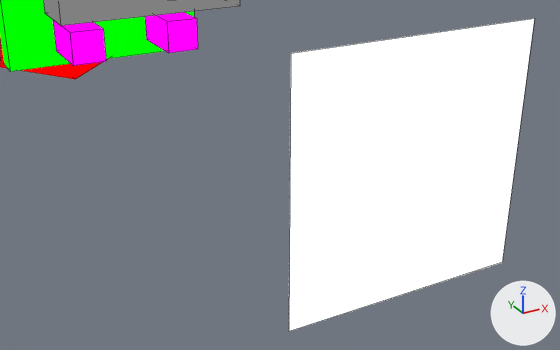
An edit to the Blender file assets-source/blender/motion/carnotaurus-stomp.blend, drawn before and after from the same camera.
Camera for both pictures: a camera (50 mm lens) standing at (70.57, -33.57, 33.48) and looking at (72.84, -29.45, 31.42). The axes (+X, +Y, +Z) are drawn at lower right. The lights are the same throughout. The older version comes first. Mesh edges are drawn as thin lines.

The first picture shows 'DinoTycoon_Motion_carnotaurus_stomp_eye', 'DinoTycoon_Motion_carnotaurus_stomp_head', 'DinoTycoon_Motion_carnotaurus_stomp_jaw', 'DinoTycoon_Motion_carnotaurus_stomp_mouth', 'DinoTycoon_Motion_carnotaurus_stomp_tooth0', 'DinoTycoon_Motion_carnotaurus_stomp_tooth1'.
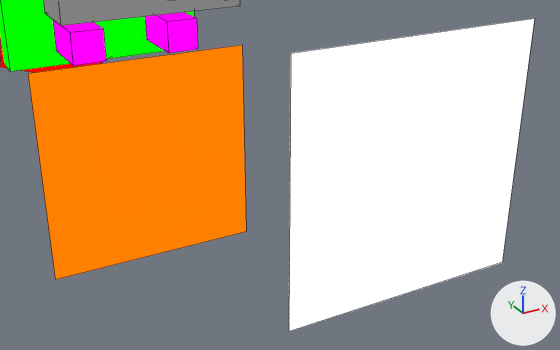
Where the change shows, as pixel boxes [x1, y1, x2, y2] in the pictures (560 x 350 px):
```json
{"object": "DinoTycoon_Motion_carnotaurus_stomp_eye_white", "change": "added", "after": [28, 45, 246, 280], "on screen": "orange"}
```

Scene script edits in JSON lines:
```json
{"op": "add", "block": "mat_dinotycoon_role_y", "code": ["mat_dinotycoon_role_y = emission_material('DinoTycoon_Role_Y')", "mat_dinotycoon_role_y.base_color = (1.0, 0.216, 0.0)  # orange #ff8000"]}
{"op": "add", "block": "me_dinotycoon_motion_carnotaurus_stomp_sample_eye_white", "code": ["me_dinotycoon_motion_carnotaurus_stomp_sample_eye_white = bpy.data.meshes.new('DinoTycoon_Motion_carnotaurus_stomp_sample_eye_white')", "me_dinotycoon_motion_carnotaurus_stomp_sample_eye_white.from_pydata([(71.4, -29.0, 32.2), (72.8, -29.0, 32.2), (72.8, -29.0, 30.8), (71.4, -29.0, 30.8), (71.4, -29.0, 32.2), (72.8, -29.0, 32.2), (72.8, -29.0, 30.8), (71.4, -29.0, 30.8)], [], [(3, 2, 1, 0), (4, 5, 6, 7), (0, 1, 5, 4), (1, 2, 6, 5), (2, 3, 7, 6), (3, 0, 4, 7)])", "me_dinotycoon_motion_carnotaurus_stomp_sample_eye_white.materials.append(mat_dinotycoon_role_y)  # orange #ff8000"]}
{"op": "add", "block": "ob_dinotycoon_motion_carnotaurus_stomp_eye_white", "code": ["ob_dinotycoon_motion_carnotaurus_stomp_eye_white = bpy.data.objects.new('DinoTycoon_Motion_carnotaurus_stomp_eye_white', me_dinotycoon_motion_carnotaurus_stomp_sample_eye_white)", "ob_dinotycoon_motion_carnotaurus_stomp_eye_white.location = (0.0, 0.0, 0.0)"]}
```
